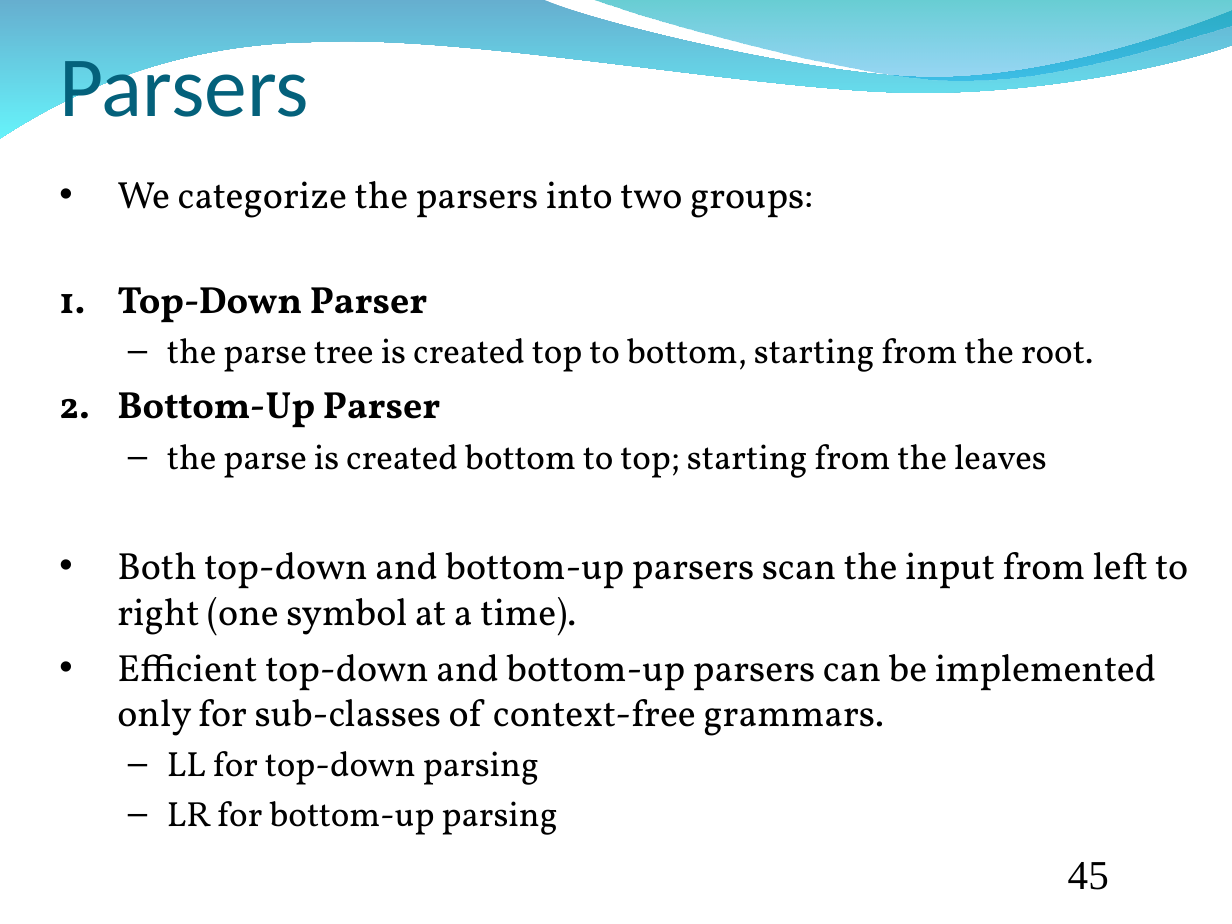
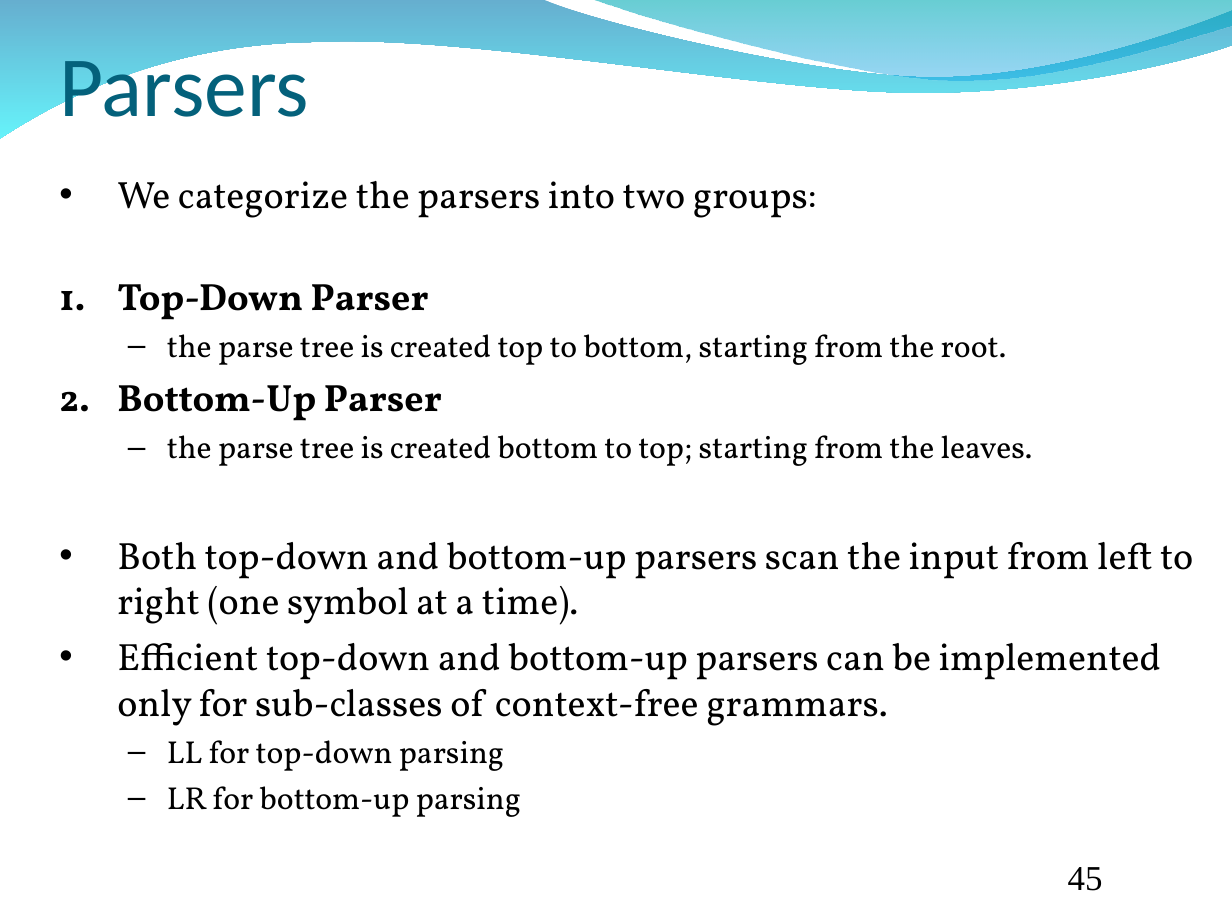
Before and after one commit to GeneralNitin/S6, a slide deck: slide 45 of 02. Compiler Design/PPTs/Module 2.ppt. Drawn at 1232x924 pixels with LibreOffice and Linux fonts; fonts in the diff are those of the drawing; background and template pictures are left out. Boxes give left, top, right and bottom in pixels: in the first picture for what was removed or moved away, otherwise in the second. Text is boxed around its words. In the diff, an @@ line names an element or a change of style, - is before the commit and + after.

```diff
--- a/02. Compiler Design/PPTs/Module 2.ppt
+++ b/02. Compiler Design/PPTs/Module 2.ppt
@@ text at (x1=117, y1=181, x2=1193, y2=817): size 22.1 to 22.2 pt in "We categorize the parsers into two groups:", "Top-Down Parser", "Bottom-Up Parser", "Both top-down and bottom-up parsers scan the ..." and 1 more places; size 20.4 to 18.5 pt in "the parse tree is created top to ...", "LL for top-down parsing", "LR for bottom-up parsing" @@
@@ text at (x1=167, y1=435, x2=1033, y2=466): text changed; size 20.4 to 18.5 pt @@
-  – the parse is created bottom to top; starting from the leaves
+  – the parse tree is created bottom to top; starting from the leaves.
@@ page number at (x1=1068, y1=867, x2=1103, y2=891): size 24 to 20.4 pt; line spacing 1 to 0.9 @@
```
Also in this commit, not shown: 13 other slides changed, 5 other files.
